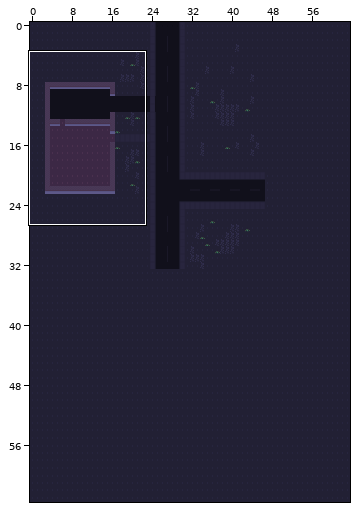
Two states of a Tiled map (JSON), Content/Levels/Level_01/L_000_000.tmj. The first picture is a wide view before the edit; the outline marks the close-up.
Close-up. Old version:
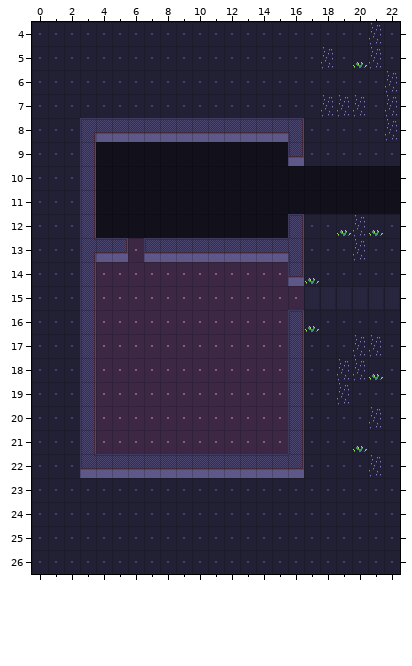
Cells are 16x24 px. Shown: x 0..22, y 4..26.
New version:
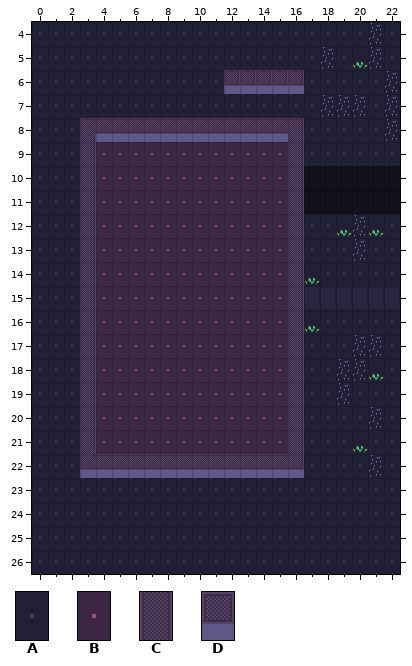
Key: from "Environment": A 0 "Floor", B 32 "Floor", C 65 "Wall", D 66 "Wall".
_ is an empty cell.
Tiles of an added or newly shown layer are drawn over the layers below it.
Commit message: Shade levels lower than camera
Changes in this commit:
layer "L1" opacity 0% -> 100%
Layer "L0":
Tile A gives way to one hidden under a higher layer in row 6 at x 12 to 15.
Tile A gives way to tile D in row 6 at x 16.
Layer "L1":
The edit adds tile D in row 6 at x 15.
Layer "L2" (added):
The edit adds tile D in row 6 at x 14.
Layer "L3" (added):
The edit adds tile D in row 6 at x 13.
Layer "L4" (added):
The edit adds tile B in rows 9 to 12 at x 4 to 15; in row 13 at x 4 to 5 and 7 to 15.
The edit adds tile C in rows 9 to 12 at x 16; in row 13 at x 3 and 16; in rows 14 to 16 at x 16.
The edit adds tile D in row 6 at x 12.
